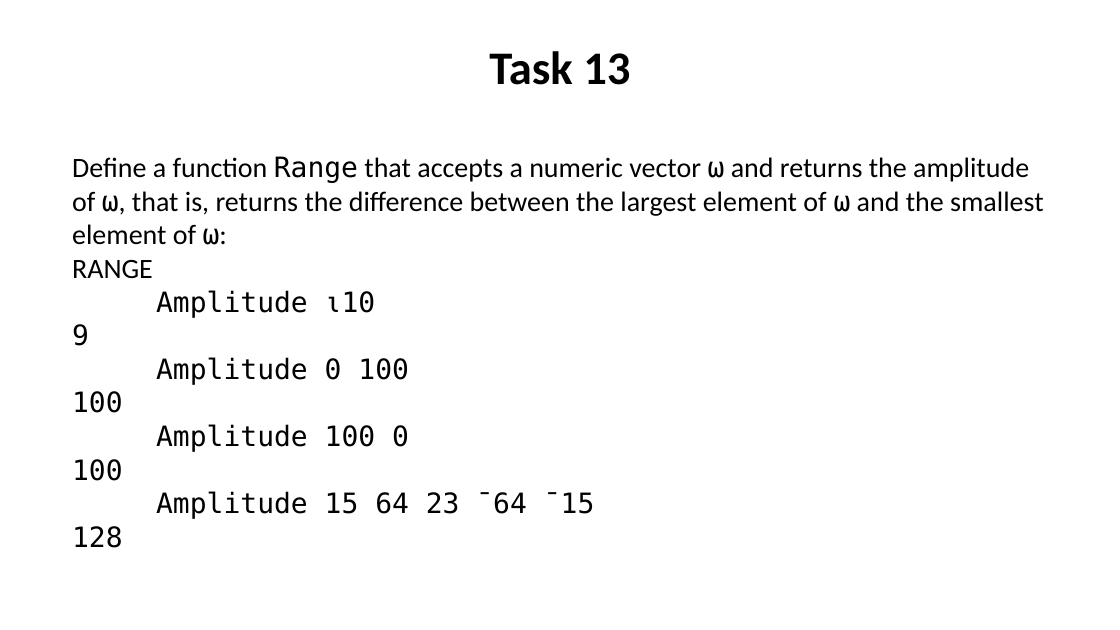
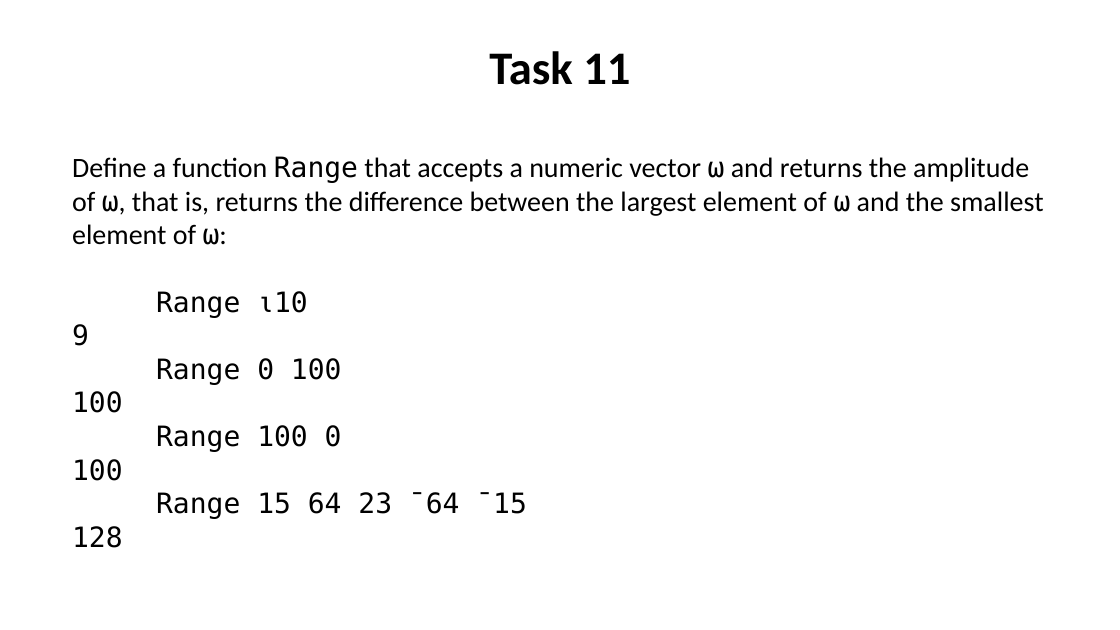
Before and after one commit to abrudz/tasks, a slide deck: slide 11 of assessment_A.pptx (slide 13 before the commit). Drawn at 1120x630 pixels with LibreOffice and Linux fonts; fonts in the diff are those of the drawing. Boxes give left, top, right and bottom in pixels: in the first picture for what was removed or moved away, otherwise in the second. Text is boxed around its words. In the diff, an @@ line names an element or a change of style, - is before the commit and + after.

```diff
--- a/assessment_A.pptx
+++ b/assessment_A.pptx
@@ text at (489, 51, 630, 85): text changed @@
-Task 13
+Task 11
@@ text at (156, 291, 308, 318): text changed @@
-RANGE
-Amplitude ⍳10
+Range ⍳10
@@ text at (156, 358, 342, 385): text changed @@
-Amplitude 0 100
+Range 0 100
@@ text at (156, 425, 342, 452): text changed @@
-Amplitude 100 0
+Range 100 0
@@ text at (156, 492, 527, 519): text changed @@
-Amplitude 15 64 23 ¯64 ¯15
+Range 15 64 23 ¯64 ¯15
```
Also in this commit, not shown: 6 other slides changed, 15 slides added, 6 slides removed, 2 other files.
